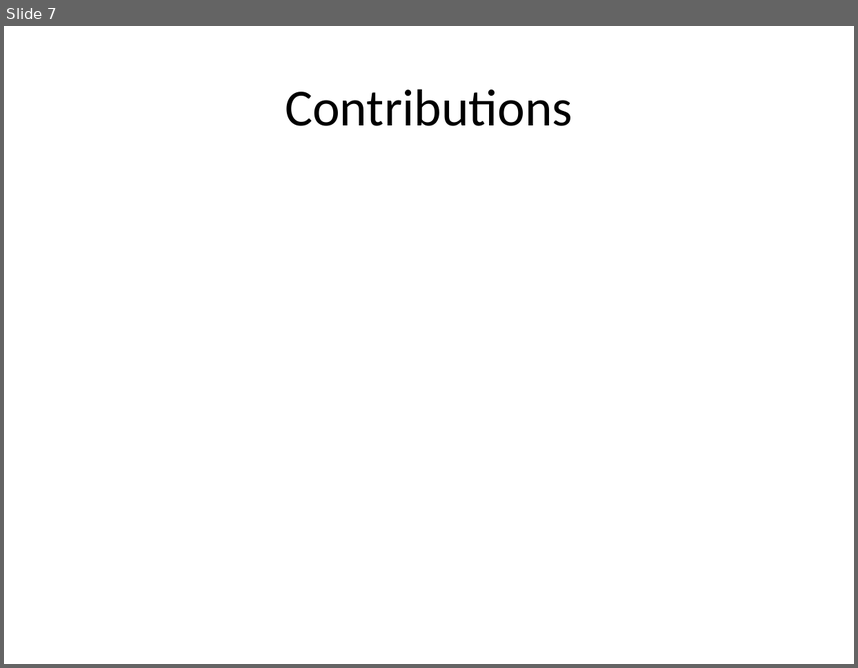
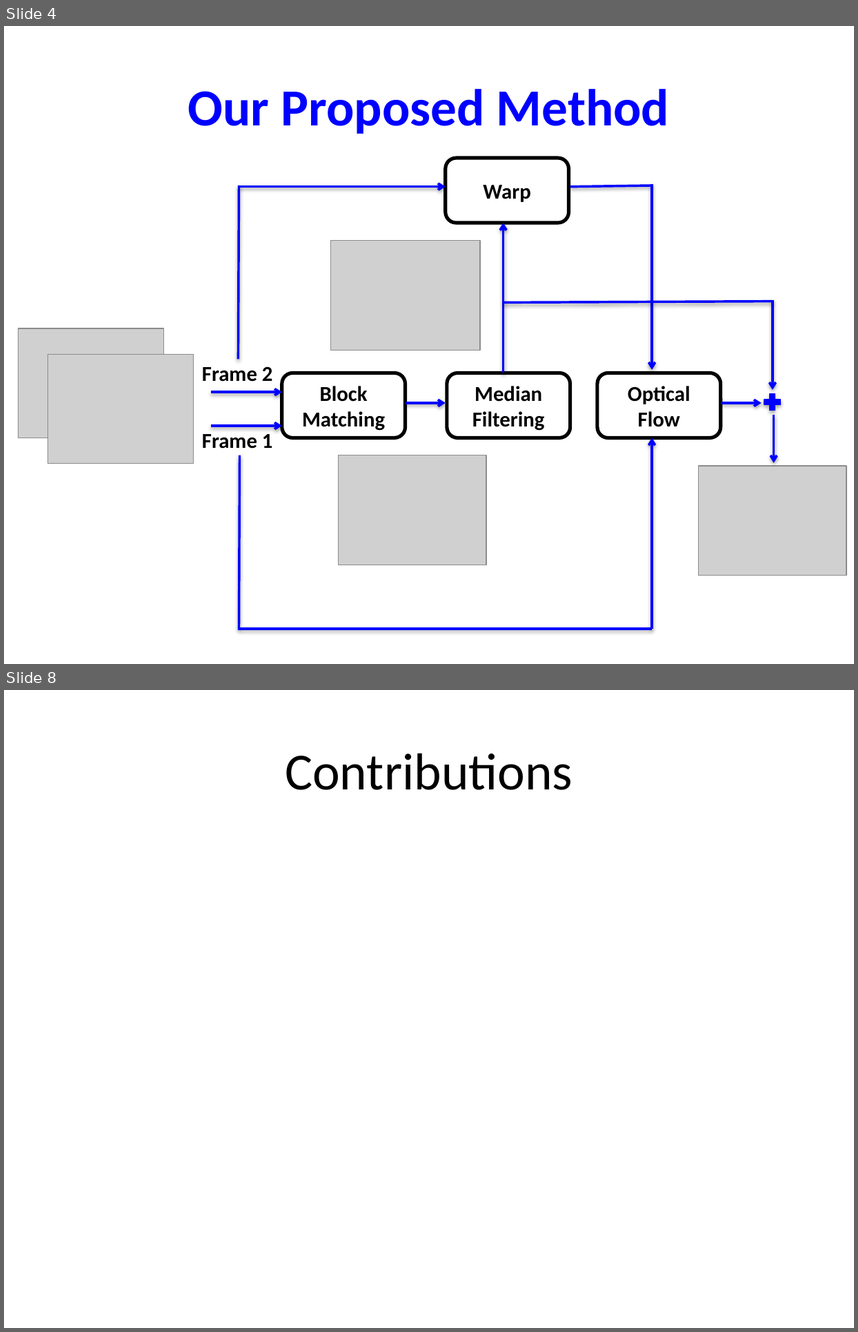
Before and after one commit to tkoolen/6869-project, a slide deck: presentation.pptx. Shown one above the other, each under a label of ours: slide 7 before the commit, slides 4 and 8 after it; the slides between them are not shown. The pictures are 858x668 and 858x1332 pixels, drawn with LibreOffice and Linux fonts; fonts in the diff are those of the drawing; grey boxes stand for pictures. Boxes give left, top, right and bottom in pixels: in the first picture for what was removed or moved away, otherwise in the second. Text is boxed around its words. In the diff, an @@ line names an element or a change of style, - is before the commit and + after.

```diff
--- a/presentation.pptx
+++ b/presentation.pptx
@@ slide 4 added at <box>4,26,854,664</box>, background #FFFFFF @@
@@ title added at <box>188,89,669,134</box>, 44 pt, text #0000FF, bold @@
+Our Proposed Method
@@ rounded rectangle added at <box>445,158,568,223</box>, outline #000000 3 pt, 18 pt, text #000000, bold @@
+Warp
@@ line added from (239, 359) to (239, 186), #0000FF 2 pt @@
@@ arrow added from (239, 187) to (445, 187), #0000FF 2 pt @@
@@ line added from (570, 187) to (652, 186), #0000FF 2 pt @@
@@ arrow added from (652, 184) to (652, 370), #0000FF 2 pt @@
@@ arrow added from (503, 373) to (503, 223), #0000FF 2 pt @@
@@ picture added at <box>330,240,480,350</box> @@
@@ line added from (503, 302) to (773, 301), #0000FF 2 pt @@
@@ arrow added from (773, 300) to (773, 390), #0000FF 2 pt @@
@@ picture added at <box>18,329,164,439</box> @@
@@ picture added at <box>48,354,194,463</box> @@
@@ text added at <box>202,366,273,381</box>, 18 pt, text #000000, bold @@
+Frame 2
@@ rounded rectangle added at <box>282,373,406,437</box>, outline #000000 3 pt, 18 pt, text #000000, bold @@
+Block Matching
@@ rounded rectangle added at <box>447,373,570,437</box>, outline #000000 3 pt, 18 pt, text #000000, bold @@
+Median Filtering
@@ rounded rectangle added at <box>597,373,721,437</box>, outline #000000 3 pt, 18 pt, text #000000, bold @@
+Optical Flow
@@ arrow added from (210, 392) to (282, 392), #0000FF 2 pt @@
@@ plus sign added at <box>762,391,784,413</box>, fill #0000FF, outline #0000FF 0.75 pt @@
@@ arrow added from (406, 403) to (445, 403), #0000FF 2 pt @@
@@ arrow added from (722, 403) to (762, 403), #0000FF 2 pt @@
@@ arrow added from (774, 414) to (774, 463), #0000FF 2 pt @@
@@ text added at <box>202,434,273,448</box>, 18 pt, text #000000, bold @@
+Frame 1
@@ arrow added from (210, 426) to (282, 426), #0000FF 2 pt @@
@@ arrow added from (652, 628) to (652, 437), #0000FF 2 pt @@
@@ line added from (239, 628) to (239, 455), #0000FF 2 pt @@
@@ picture added at <box>338,455,486,565</box> @@
@@ picture added at <box>699,466,846,575</box> @@
@@ line added from (239, 628) to (652, 628), #0000FF 2 pt @@
@@ what was slide 7 is now slide 8 @@
```
Also in this commit, not shown: 3 slides changed, 3 other slides added, 3 slides removed.
